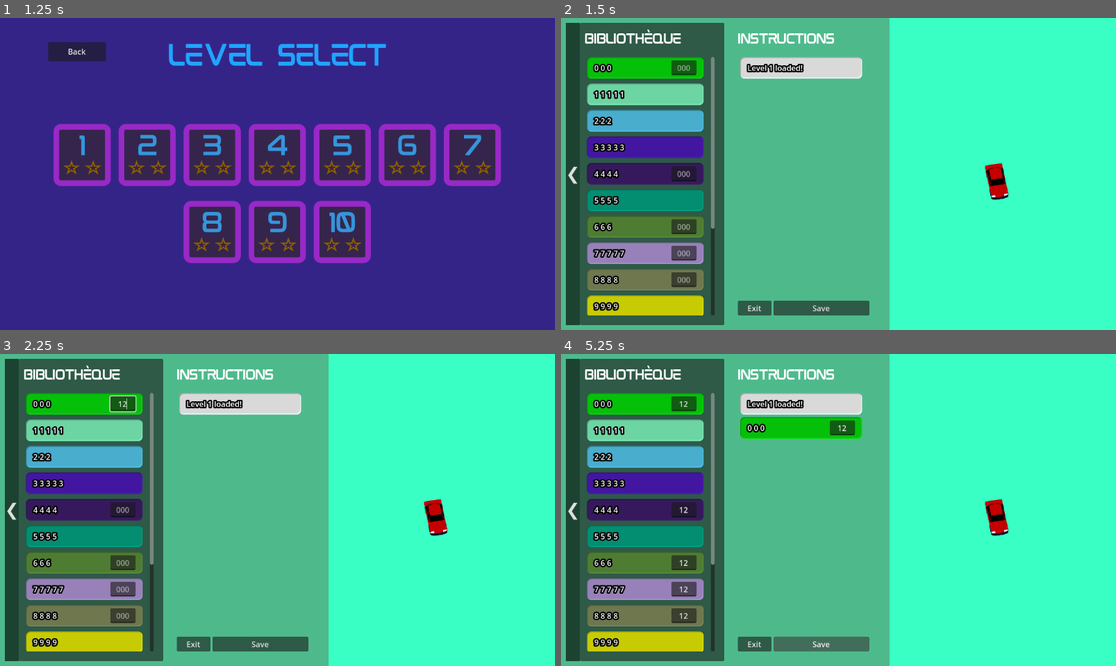
Above: before the commit, frames 1-4 (two rows, left to right).
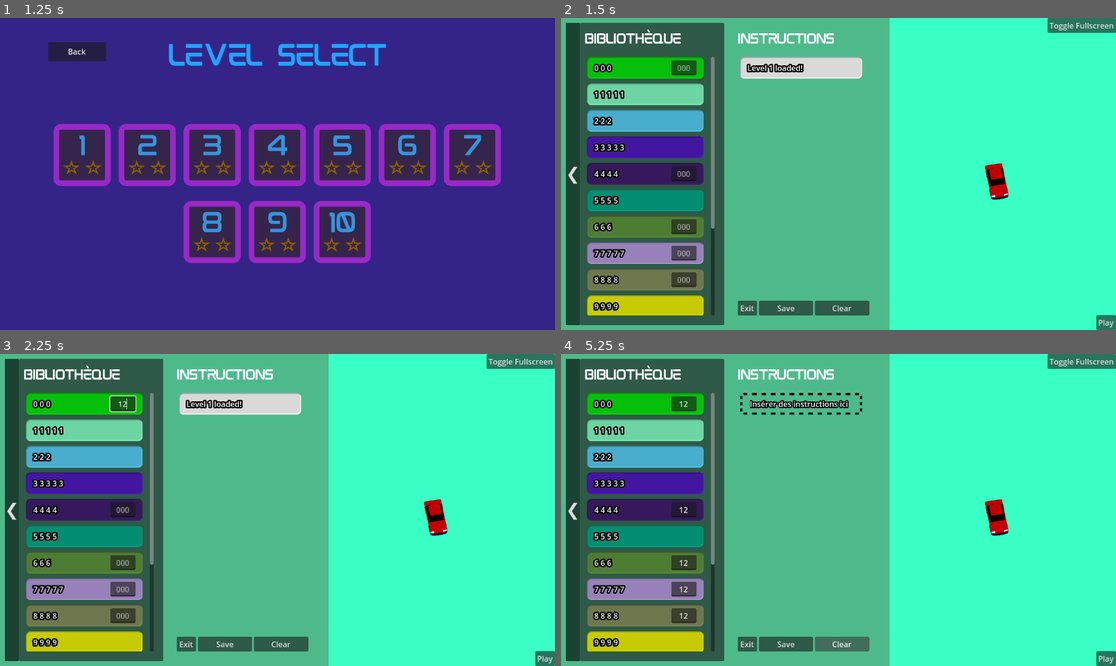
Above: after the commit, the same moments.

Repository: CodePilotIUT/CodePilot
Game: Godot game, scene res://scenes/menus/main_menu.tscn
Same seed, same stepped clock (60 frames per second), same inputs: the game is played once before the commit and once after it.
Inputs (mouse positions are in pixels of both pictures, inside the frame that each line leads up to):
- Up to frame 1 (1.25 s): click "JOUER" at 0.5 s
- Up to frame 2 (1.5 s): click (644, 155) at 1.27 s
- Up to frame 3 (2.25 s): click (122, 403) at 2.02 s; type "12" at 2.1 s
- Up to frame 4 (5.25 s): click (683, 510) at 2.25 s; type "12" at 2.33 s; click (683, 563) at 2.48 s; type "12" at 2.57 s; click (683, 588) at 2.77 s; type "12" at 2.85 s; click (683, 616) at 3 s; type "12" at 3.08 s; click (644, 403) at 3.52 s; click "Save" at 4.25 s; click (844, 644) at 5 s, where only the run after the commit has a clickable "Clear"

Frame 1 is identical in both runs. In frame 2, 1.0% of the frame differs, in the area x 32-100%, y 0-100%; in frame 3, 1.0%; in frame 4, 3.9%.

Commit message:
fullscreen + clear buttons

Diff:
--- a/scenes/ingame/ingame.tscn
+++ b/scenes/ingame/ingame.tscn
@@ -5,12 +5,12 @@
 [ext_resource type="Script" path="res://scripts/ingame/code_editor.gd" id="1_qkkdi"]
 [ext_resource type="Script" path="res://addons/ReorderableContainer/reorderable_vbox.gd" id="2_1qtbh"]
 [ext_resource type="LabelSettings" uid="uid://x6c0xu83ljgg" path="res://themes/label_title2.tres" id="2_qs5s0"]
+[ext_resource type="Script" path="res://scripts/ingame/code_panel.gd" id="2_wmvx3"]
 [ext_resource type="Script" path="res://addons/SmoothScroll/SmoothScrollContainer.gd" id="2_wqp75"]
 [ext_resource type="Script" path="res://addons/SmoothScroll/scroll_damper/expo_scroll_damper.gd" id="3_27w7h"]
 [ext_resource type="PackedScene" uid="uid://bre813ww5moq2" path="res://scenes/ingame/3d_view.tscn" id="3_d5hdc"]
 [ext_resource type="Texture2D" uid="uid://8n0m58rvp7w0" path="res://resources/2D Textures/empty_code_editor.png" id="5_1gdww"]
 [ext_resource type="LabelSettings" uid="uid://mjqp32dpb60h" path="res://themes/label_empty_code_editor.tres" id="6_68ksv"]
-[ext_resource type="Script" path="res://scripts/ingame/elements/exit_button.gd" id="10_c8su6"]
 
 [sub_resource type="StyleBoxEmpty" id="StyleBoxEmpty_7fefg"]
 
@@ -72,6 +72,7 @@
 layout_mode = 2
 size_flags_horizontal = 3
 theme_override_styles/panel = SubResource("StyleBoxEmpty_7fefg")
+script = ExtResource("2_wmvx3")
 
 [node name="MarginContainer" type="MarginContainer" parent="HSplitContainer/CodePanel"]
 layout_mode = 1
@@ -297,7 +298,6 @@
 size_flags_horizontal = 3
 size_flags_vertical = 4
 text = "Exit"
-script = ExtResource("10_c8su6")
 
 [node name="SaveButton" type="Button" parent="HSplitContainer/CodePanel/MarginContainer/HSplitContainer/CodeEditorPanel/Buttons/Buttons"]
 clip_contents = true
@@ -307,6 +307,14 @@
 size_flags_stretch_ratio = 2.79
 text = "Save"
 
+[node name="ClearButton" type="Button" parent="HSplitContainer/CodePanel/MarginContainer/HSplitContainer/CodeEditorPanel/Buttons/Buttons"]
+clip_contents = true
+layout_mode = 2
+size_flags_horizontal = 3
+size_flags_vertical = 4
+size_flags_stretch_ratio = 2.79
+text = "Clear"
+
 [node name="3dViewPanel" type="Panel" parent="HSplitContainer"]
 unique_name_in_owner = true
 clip_contents = true
@@ -332,7 +340,32 @@
 
 [node name="Node3D" parent="HSplitContainer/3dViewPanel/SubViewport" instance=ExtResource("3_d5hdc")]
 
+[node name="ToggleFullscreenButton" type="Button" parent="HSplitContainer/3dViewPanel"]
+layout_mode = 1
+anchors_preset = 1
+anchor_left = 1.0
+anchor_right = 1.0
+offset_left = -8.0
+offset_bottom = 8.0
+grow_horizontal = 0
+text = "Toggle Fullscreen"
+
+[node name="PlayButton" type="Button" parent="HSplitContainer/3dViewPanel"]
+layout_mode = 1
+anchors_preset = 3
+anchor_left = 1.0
+anchor_top = 1.0
+anchor_right = 1.0
+anchor_bottom = 1.0
+offset_left = -8.0
+offset_top = -8.0
+grow_horizontal = 0
+grow_vertical = 0
+text = "Play"
+
 [connection signal="pressed" from="HSplitContainer/CodePanel/MarginContainer/HSplitContainer/HBoxContainer/ButtonHideShow" to="HSplitContainer/CodePanel/MarginContainer/HSplitContainer/HBoxContainer/CodeLibraryPanel" method="_on_button_hide_show_pressed"]
 [connection signal="sort_children" from="HSplitContainer/CodePanel/MarginContainer/HSplitContainer/CodeEditorPanel/Marg …(249 unchanged characters)…
-[connection signal="pressed" from="HSplitContainer/CodePanel/MarginContainer/HSplitContainer/CodeEditorPanel/Buttons/Buttons/ExitButton" to="HSplitContainer/CodePanel/MarginContainer/HSplitContainer/CodeEditorPanel/Buttons/Buttons/ExitButton" method="_on_exit_button_pressed"]
-[connection signal="pressed" from="HSplitContainer/CodePanel/MarginContainer/HSplitContainer/CodeEditorPanel/Buttons/Buttons/SaveButton" to="HSplitContainer/CodePanel/MarginContainer/HSplitContainer/CodeEditorPanel" method="_on_button_pressed"]
+[connection signal="pressed" from="HSplitContainer/CodePanel/MarginContainer/HSplitContainer/CodeEditorPanel/Buttons/Buttons/ExitButton" to="HSplitContainer/CodePanel/MarginContainer/HSplitContainer/CodeEditorPanel" method="_on_exit_button_pressed"]
+[connection signal="pressed" from="HSplitContainer/CodePanel/MarginContainer/HSplitContainer/CodeEditorPanel/Buttons/Buttons/SaveButton" to="HSplitContainer/CodePanel/MarginContainer/HSplitContainer/CodeEditorPanel" method="_on_save_button_pressed"]
+[connection signal="pressed" from="HSplitContainer/CodePanel/MarginContainer/HSplitContainer/CodeEditorPanel/Buttons/Buttons/ClearButton" to="HSplitContainer/CodePanel/MarginContainer/HSplitContainer/CodeEditorPanel" method="_on_clear_button_pressed"]
+[connection signal="pressed" from="HSplitContainer/3dViewPanel/ToggleFullscreenButton" to="HSplitContainer/CodePanel" method="toggle_code_panel"]
--- a/scripts/ingame/code_editor.gd
+++ b/scripts/ingame/code_editor.gd
@@ -54,9 +54,16 @@
 	cb.queue_free()
 
 
-func _on_button_pressed():
+func _on_save_button_pressed():
 	var code = get_code_as_string()
 	print(code)
+
+func _on_clear_button_pressed():
+	clear()
+
+func _on_exit_button_pressed():
+	get_tree().change_scene_to_file("res://scenes/menus/levels_menu.tscn")
+	GameData.clear_level_data()
 
 func get_list() -> Array[CodeBlock]:
 	var list: Array[CodeBlock] = []
--- /dev/null
+++ b/scripts/ingame/code_panel.gd
@@ -0,0 +1,10 @@
+extends Panel
+
+func hide_code_panel():
+	visible = false
+
+func show_code_panel():
+	visible = true
+
+func toggle_code_panel():
+	visible = not visible
--- a/scripts/ingame/elements/exit_button.gd
+++ /dev/null
@@ -1,5 +0,0 @@
-extends Button
-
-func _on_exit_button_pressed():
-	get_tree().change_scene_to_file("res://scenes/menus/levels_menu.tscn")
-	GameData.clear_level_data()
